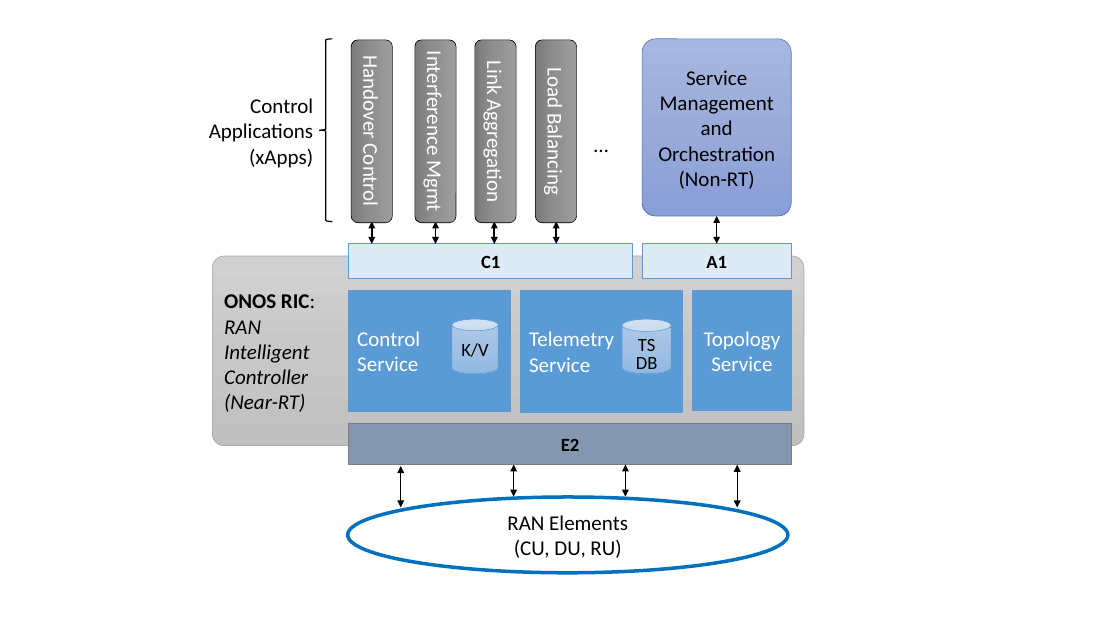
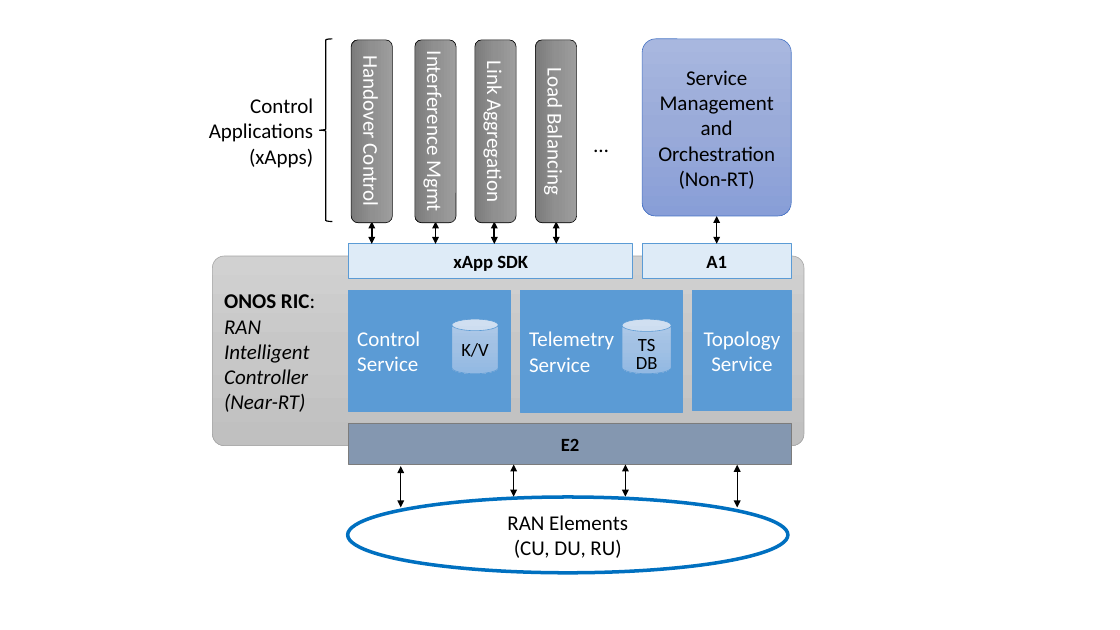
Before and after one commit to SystemsApproach/sdn, a slide deck: slide 7 of access.pptx. Drawn at 1120x630 pixels with LibreOffice and Linux fonts; fonts in the diff are those of the drawing. Boxes give left, top, right and bottom in pixels: in the first picture for what was removed or moved away, otherwise in the second. Text is boxed around its words. In the diff, an @@ line names an element or a change of style, - is before the commit and + after.

```diff
--- a/access.pptx
+++ b/access.pptx
@@ text in rectangle at (x1=453, y1=255, x2=528, y2=271): text changed @@
-C1
+xApp SDK
```
Also in this commit, not shown: 2 other files.
